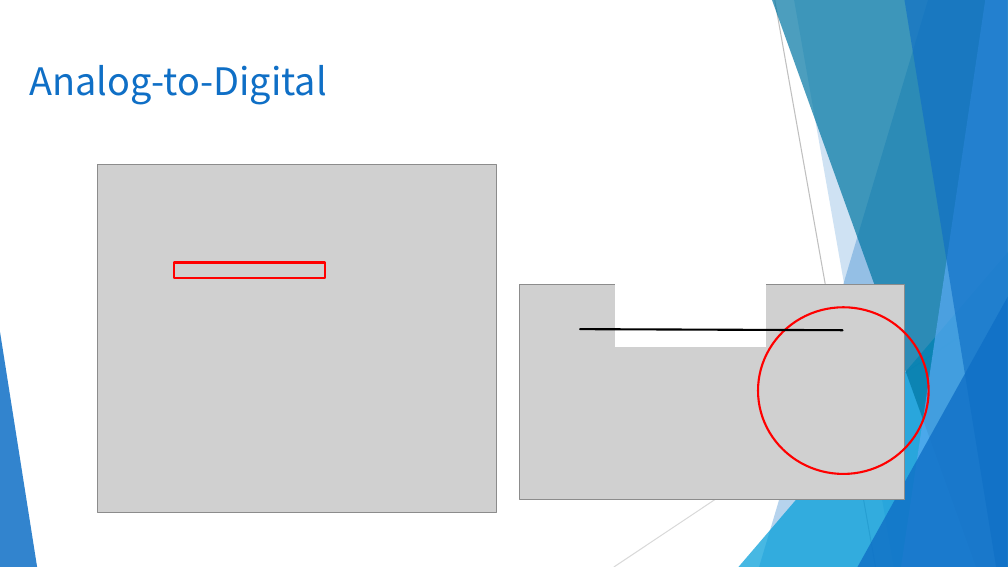
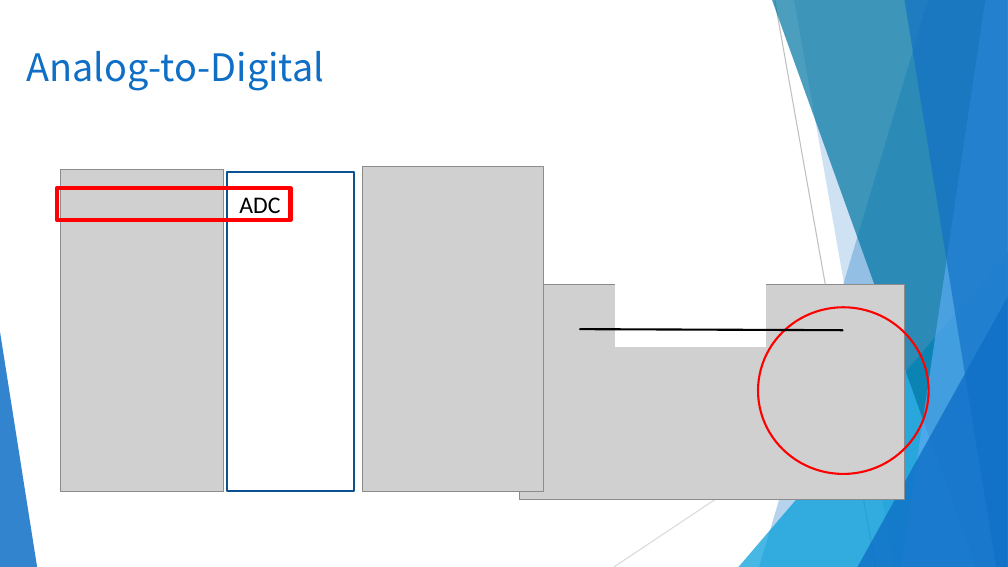
Before and after one commit to GreatCowBASIC/Demonstration_Sources, a slide deck: slide 8 of Vendor_Boards/Great_Cow_Basic_Demo_Board/16F17556_chiprange_demonstrations/tutorials/GCBASIC_Part3_ADC.pptx. Drawn at 1008x567 pixels with LibreOffice and Linux fonts; fonts in the diff are those of the drawing; grey boxes stand for pictures; background and template pictures are left out. Boxes give left, top, right and bottom in pixels: in the first picture for what was removed or moved away, otherwise in the second. Text is boxed around its words. In the diff, an @@ line names an element or a change of style, - is before the commit and + after.

```diff
--- a/Vendor_Boards/Great_Cow_Basic_Demo_Board/16F17556_chiprange_demonstrations/tutorials/GCBASIC_Part3_ADC.pptx
+++ b/Vendor_Boards/Great_Cow_Basic_Demo_Board/16F17556_chiprange_demonstrations/tutorials/GCBASIC_Part3_ADC.pptx
@@ title "Analog-to-Digital": place and size @@
-title "Analog-to-Digital" at [29, 65, 327, 105]
+title "Analog-to-Digital" at [27, 51, 325, 91]
@@ picture added at [60, 169, 223, 492] @@
@@ picture removed at [98, 164, 497, 512] @@
@@ rectangle added at [227, 172, 354, 491], fill #FFFFFF, outline #0B5292 1.5 pt @@
@@ picture added at [362, 166, 543, 492] @@
@@ rectangle added at [56, 188, 290, 220], outline #FF0000 3 pt, 17 pt, text #000000 @@
+ADC
@@ rectangle removed at [174, 262, 326, 278] @@
```
Also in this commit, not shown: 8 other slides changed, 31 other files.
